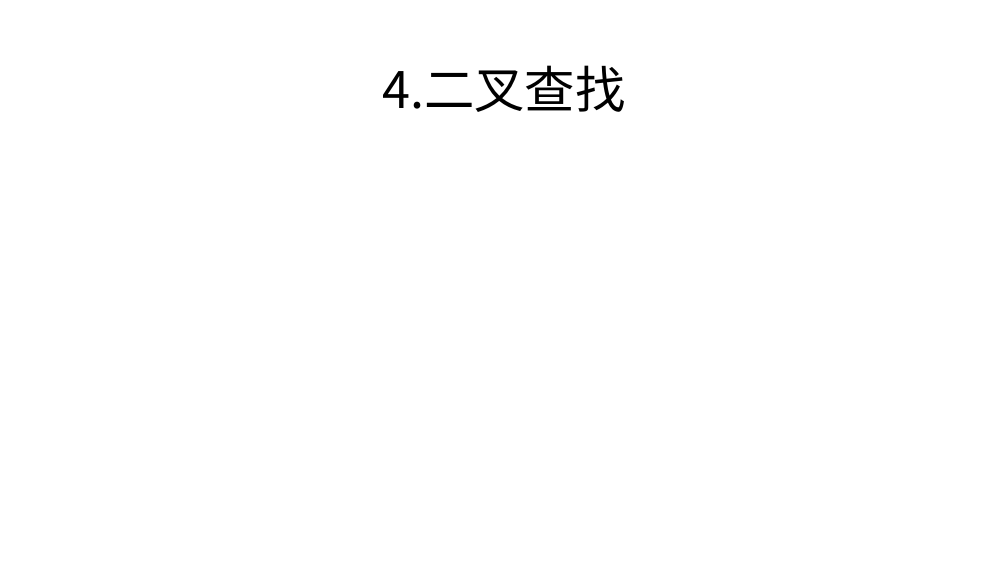
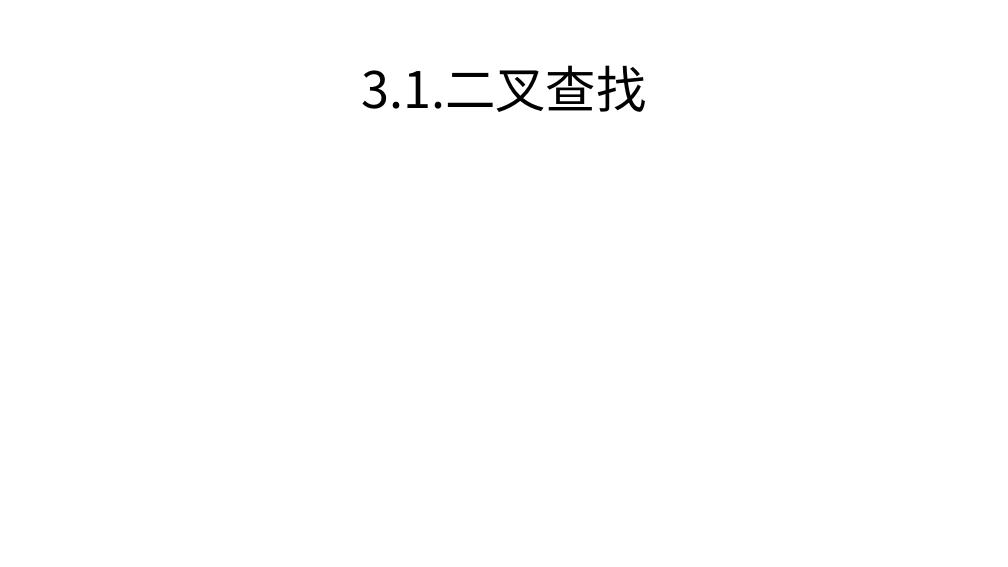
Before and after one commit to zjyesir/hmc_data_structure, a slide deck: slide 20 of ppt/8 查找.pptx (slide 6 before the commit). Drawn at 1008x567 pixels with LibreOffice and Linux fonts; fonts in the diff are those of the drawing; background and template pictures are left out. Boxes give left, top, right and bottom in pixels: in the first picture for what was removed or moved away, otherwise in the second. Text is boxed around its words. In the diff, an @@ line names an element or a change of style, - is before the commit and + after.

Commit message:
查找 1/3部分完成

```diff
--- a/ppt/8 查找.pptx
+++ b/ppt/8 查找.pptx
@@ text at <box>361,65,647,112</box>: text changed @@
-4.二叉查找
+3.1.二叉查找
```
Also in this commit, not shown: 4 other slides changed, 20 slides added, 2 slides removed, 4 other files.
